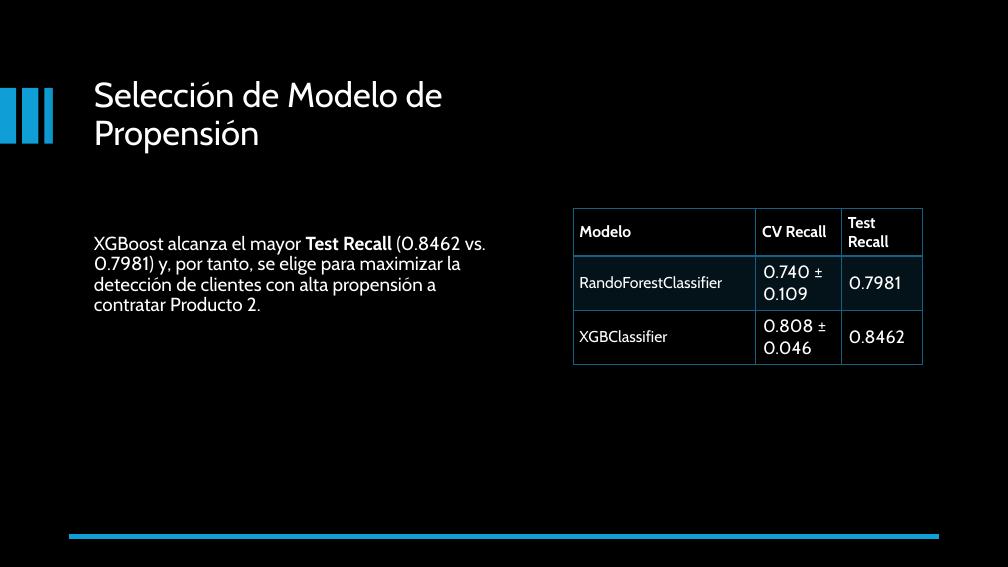
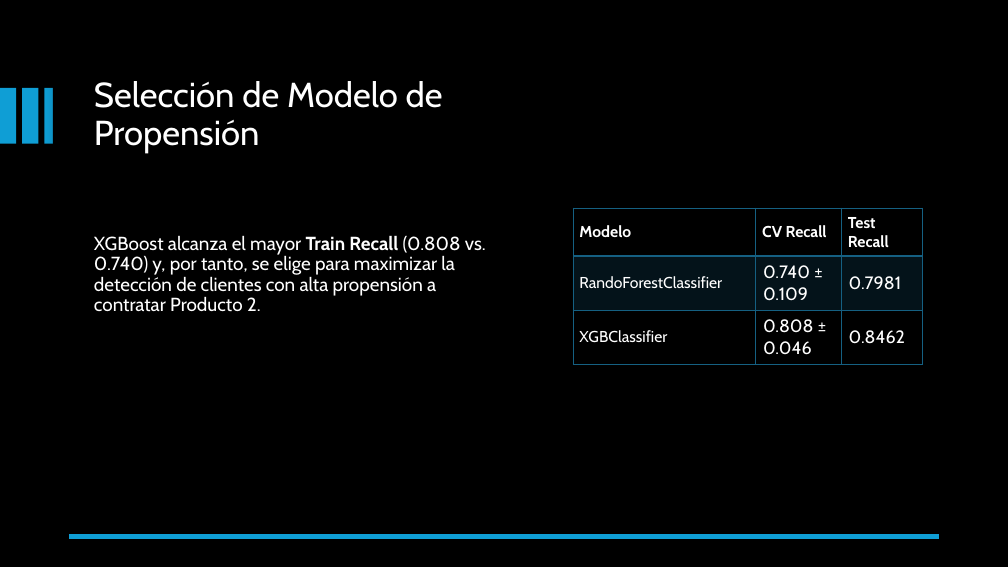
Before and after one commit to Elsaveram/credit-and-risk-propensity-models, a slide deck: slide 16 of modelos_riesgo_y_propension.pptx. Drawn at 1008x567 pixels with LibreOffice and Linux fonts; fonts in the diff are those of the drawing. Boxes give left, top, right and bottom in pixels: in the first picture for what was removed or moved away, otherwise in the second. Text is boxed around its words. In the diff, an @@ line names an element or a change of style, - is before the commit and + after.

```diff
--- a/modelos_riesgo_y_propension.pptx
+++ b/modelos_riesgo_y_propension.pptx
@@ text at <box>94,235,486,312</box>: text changed @@
-XGBoost alcanza el mayor Test Recall (0.8462 vs. 0.7981) y, por tanto, se elige para maximizar la detección de clientes con alta propensión a contratar Producto 2.
+XGBoost alcanza el mayor Train Recall (0.808 vs. 0.740) y, por tanto, se elige para maximizar la detección de clientes con alta propensión a contratar Producto 2.
```
Also in this commit, not shown: 2 other slides changed, 1 other file.
